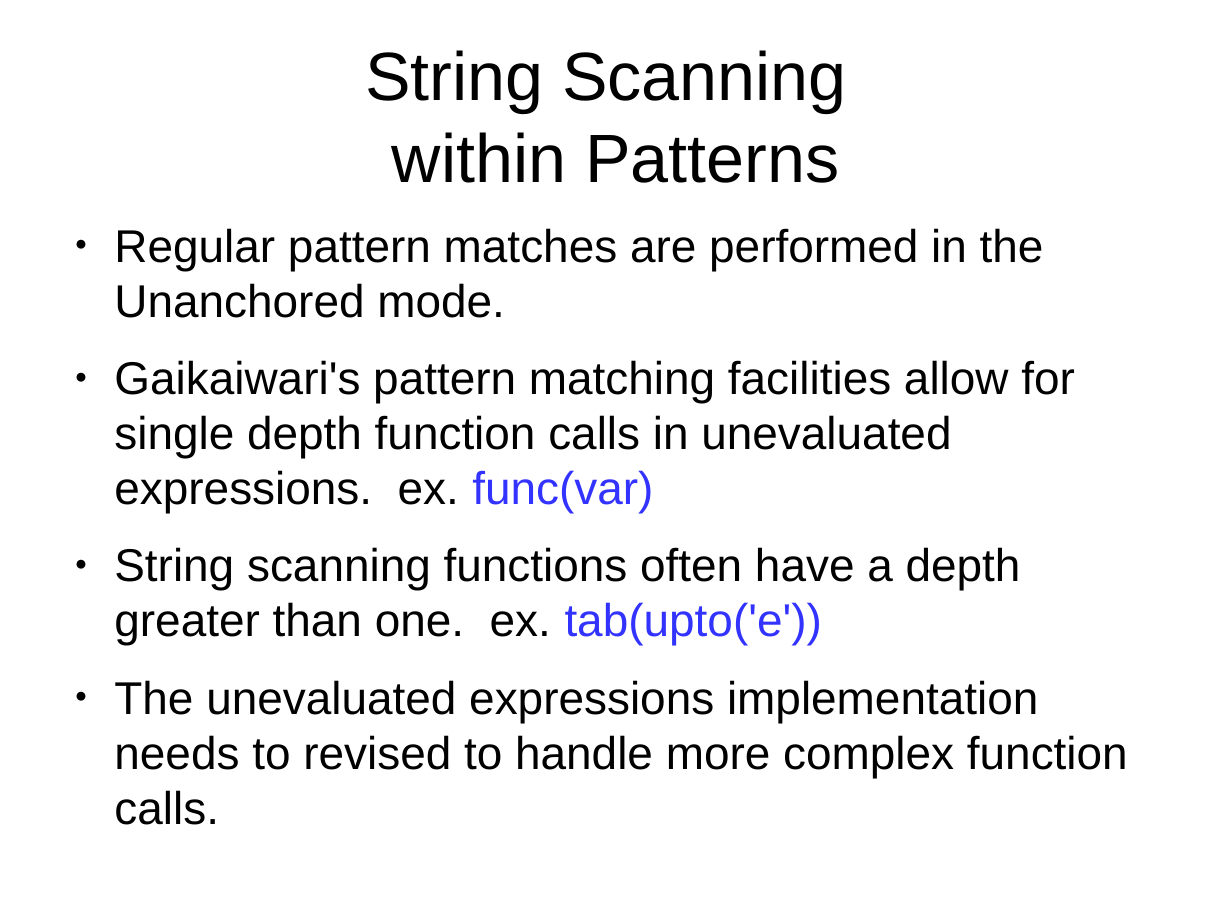
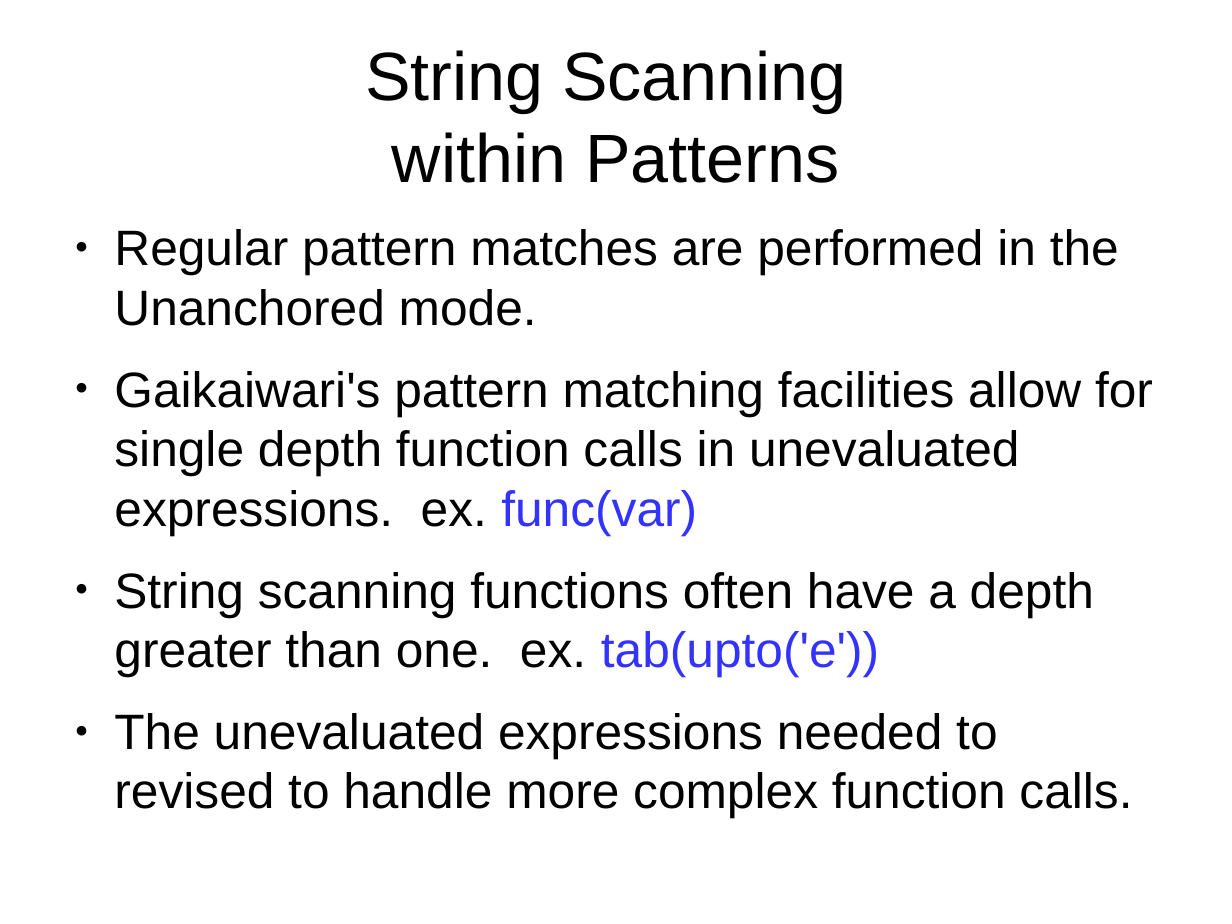
Before and after one commit to johngoettsche/Thesis, a slide deck: slide 18 of ThesisDefense.odp. Drawn at 1232x924 pixels with LibreOffice and Linux fonts; fonts in the diff are those of the drawing. Boxes give left, top, right and bottom in pixels: in the first picture for what was removed or moved away, otherwise in the second. Text is boxed around its words. In the diff, an @@ line names an element or a change of style, - is before the commit and + after.

```diff
--- a/ThesisDefense.odp
+++ b/ThesisDefense.odp
@@ text at [114, 229, 1153, 677]: size 29.6 to 32 pt in "Regular pattern matches are performed in the ...", "Gaikaiwari's pattern matching facilities allow for single ...", "String scanning functions often have a depth ..." @@
@@ text at [114, 713, 1132, 818]: text changed; size 29.6 to 32 pt @@
-● The unevaluated expressions implementation needs to revised to handle more complex function calls.
+● The unevaluated expressions needed to revised to handle more complex function calls.
```
Also in this commit, not shown: 4 other slides changed, 14 slides added, 2 slides removed, 1 other file.
